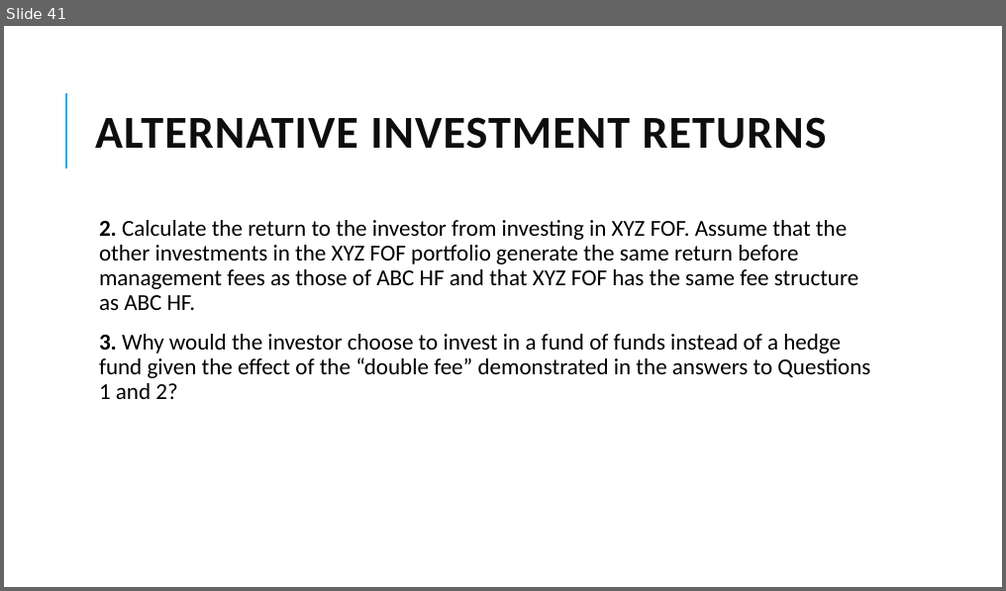
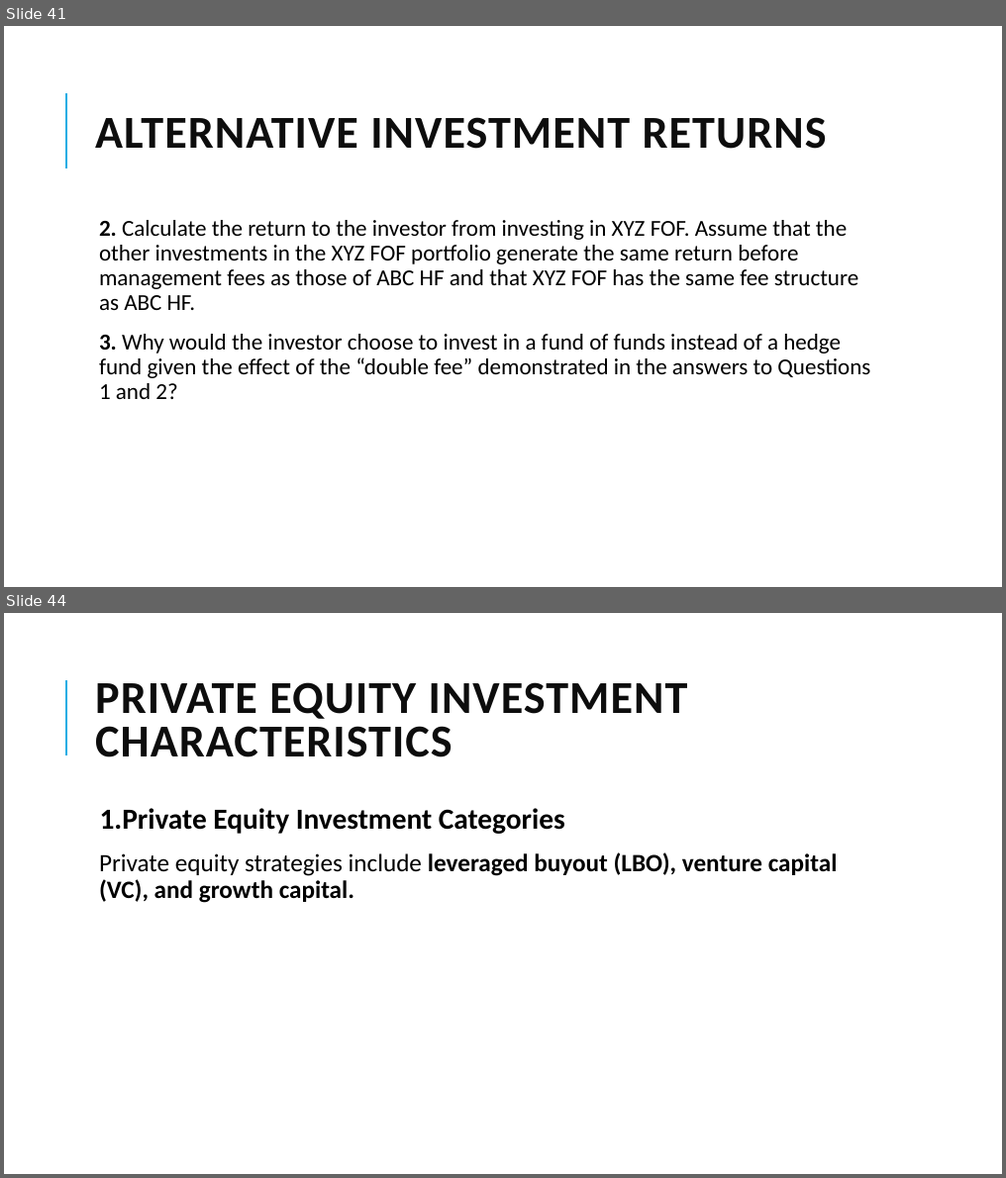
Before and after one commit to Isco0530/data, a slide deck: 2024Alternative.pptx. Shown one above the other, each under a label of ours: slide 41 before the commit, slides 41 and 44 after it; the slides between them are not shown. The pictures are 1006x591 and 1006x1178 pixels, drawn with LibreOffice and Linux fonts; fonts in the diff are those of the drawing. Boxes give left, top, right and bottom in pixels: in the first picture for what was removed or moved away, otherwise in the second. Text is boxed around its words. In the diff, an @@ line names an element or a change of style, - is before the commit and + after.

```diff
--- a/2024Alternative.pptx
+++ b/2024Alternative.pptx
@@ slide 44 added at box(4, 613, 1002, 1174), background #FFFFFF; not listed: 1 template element that a slide beside it also shows @@
@@ title added at box(95, 682, 688, 758), 44 pt, text #0D0D0D, bold @@
+PRIVATE EQUITY INVESTMENT CHARACTERISTICS
@@ text added at box(99, 808, 838, 903), 24 pt, text #000000, bold @@
+  1.Private Equity Investment Categories
+  Private equity strategies include leveraged buyout (LBO), venture capital (VC), and growth capital.
```
Also in this commit, not shown: 1 slide changed, 6 other slides added.
